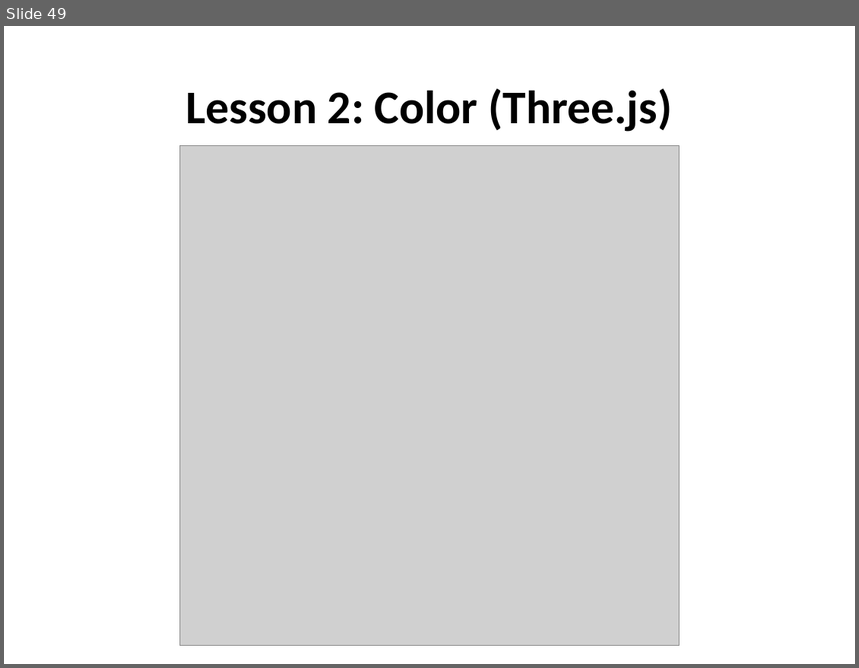
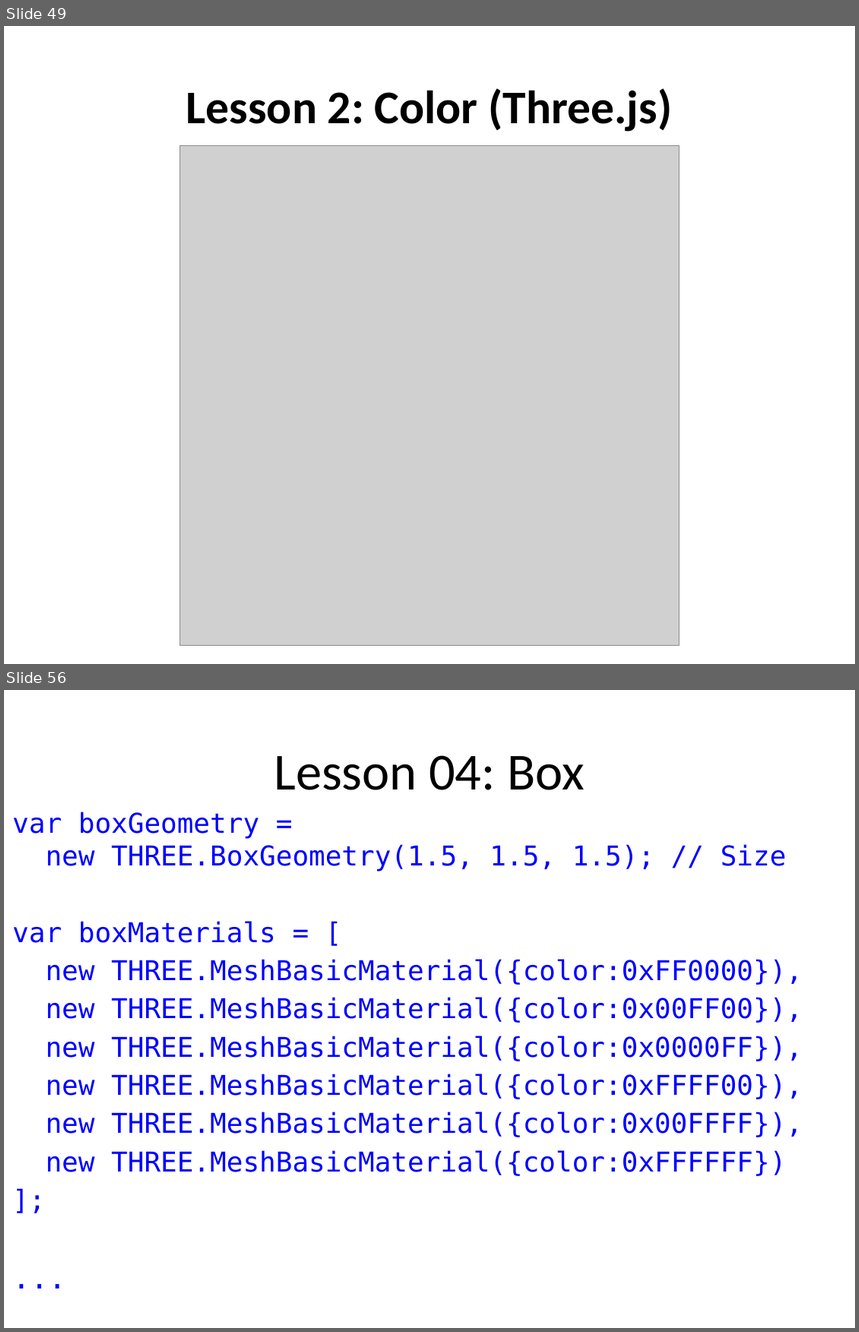
Before and after one commit to uva-graphics/webgl, a slide deck: slides.pptx. Shown one above the other, each under a label of ours: slide 49 before the commit, slides 49 and 56 after it; the slides between them are not shown. The pictures are 859x668 and 859x1332 pixels, drawn with LibreOffice and Linux fonts; fonts in the diff are those of the drawing; grey boxes stand for pictures. Boxes give left, top, right and bottom in pixels: in the first picture for what was removed or moved away, otherwise in the second. Text is boxed around its words. In the diff, an @@ line names an element or a change of style, - is before the commit and + after.

Commit message:
update slides

```diff
--- a/slides.pptx
+++ b/slides.pptx
@@ slide 56 added at (4, 690, 855, 1328), background #FFFFFF @@
@@ title added at (274, 755, 585, 790), 44 pt, text #000000 @@
+Lesson 04: Box
@@ text added at (12, 812, 803, 1176), 23.1 pt, text #0000FF @@
+var boxGeometry =
+new THREE.BoxGeometry(1.5, 1.5, 1.5); // Size
+var boxMaterials = [
+new THREE.MeshBasicMaterial({color:0xFF0000}),
+new THREE.MeshBasicMaterial({color:0x00FF00}),
+new THREE.MeshBasicMaterial({color:0x0000FF}),
+new THREE.MeshBasicMaterial({color:0xFFFF00}),
+new THREE.MeshBasicMaterial({color:0x00FFFF}),
+new THREE.MeshBasicMaterial({color:0xFFFFFF})
+];
+...
```
Also in this commit, not shown: 14 other slides added, 1 slide removed, 1 other file.
